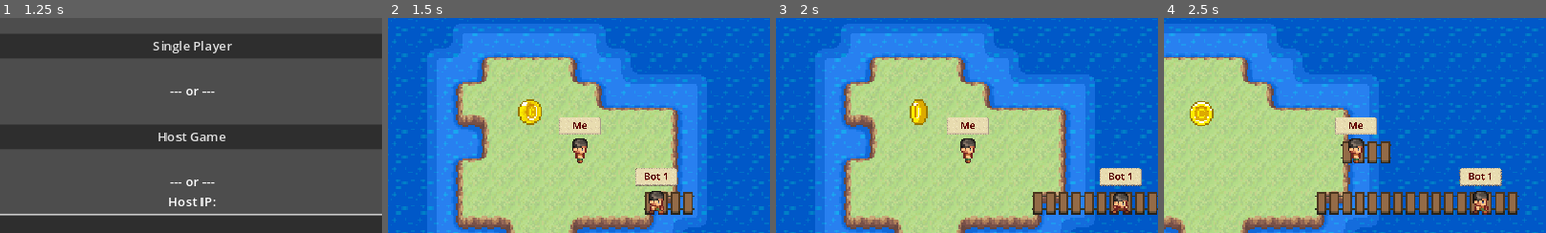
Above: before the commit, frames 1-4 (left to right).
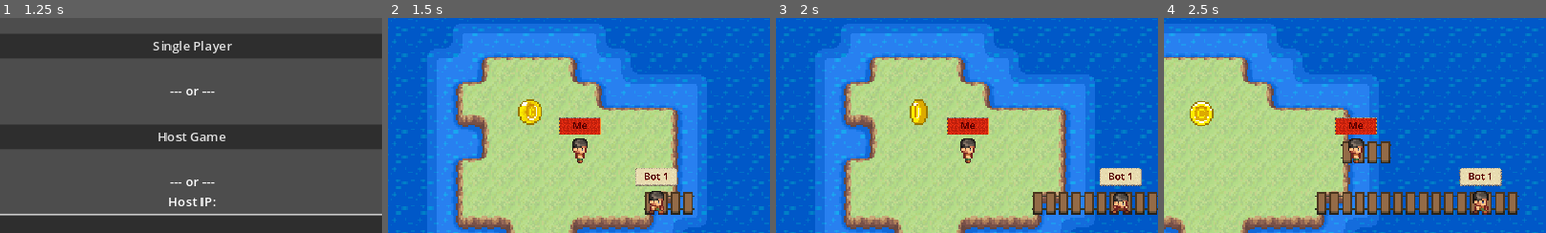
Above: after the commit, the same moments.

Repository: filippo-orru/island-tag-game
Game: Godot game, scene res://MainMenu.tscn
The game is run twice, just before and just after one commit, with the same random seed, the same clock (stepped at 60 frames per second) and the same inputs.
Inputs (mouse positions are % of the whole screen's width and height, from its top left):
- Up to frame 1 (1.25 s): click (50, 68) at 0.52 s; type "12" at 0.6 s
- Up to frame 2 (1.5 s): click "Single Player" at 1.25 s
- Up to frame 3 (2 s): no input
- Up to frame 4 (2.5 s): hold Right (ui_right) from 2.03 s (still down)
The pictures show only the part of the screen within x 25-75%, y 19-69%; the shares and areas given below are measured in that part.

Frame 1 is identical in both runs. In frame 2, 0.8% of the frame differs, in the area x 44-56%, y 46-55%; in frame 3, 0.8%; in frame 4, 0.8%.

Commit message:
Other color for hunter player tag

Diff:
--- a/player/Player.gd
+++ b/player/Player.gd
@@ -4,6 +4,9 @@
 const DEFAULT_SPEED = 200.0
 const PLANK_SPAWN_SPEED = 100.0
 const GRID_SIZE = GameWorld.GRID_SIZE
+
+const HUNTER_PATCH_RECT = Rect2(976, 160, 48, 48)
+const RUNNER_PATCH_RECT = Rect2(0, 272, 48, 48)
 
 @export var fromPos = Vector2i(0, 0)
 @export var targetPos = Vector2i(0, 0)
@@ -29,6 +32,7 @@
 	playerTag.text = playerName
 	fromPos = Vector2i(position / GRID_SIZE)
 	targetPos = Vector2i(position / GRID_SIZE)
+	set_hunter(hunter)
 
 func _input(event):
 	controller._input(event)
@@ -108,10 +112,17 @@
 	#  - hunter is switche
 	print(self.playerName, " tagged ", taggedPlayer.playerName)
 	taggedPlayer.tag.call_deferred()
-	hunter = false
+	set_hunter(false)
 
 func tag():
 	tagged = true
 	await get_tree().create_timer(1.0).timeout
 	tagged = false
-	hunter = true
+	set_hunter(true)
+
+func set_hunter(is_hunter: bool):
+	hunter = is_hunter
+	if hunter:
+		$Control/MarginContainer/NinePatchRect.region_rect = HUNTER_PATCH_RECT
+	else:
+		$Control/MarginContainer/NinePatchRect.region_rect = RUNNER_PATCH_RECT
